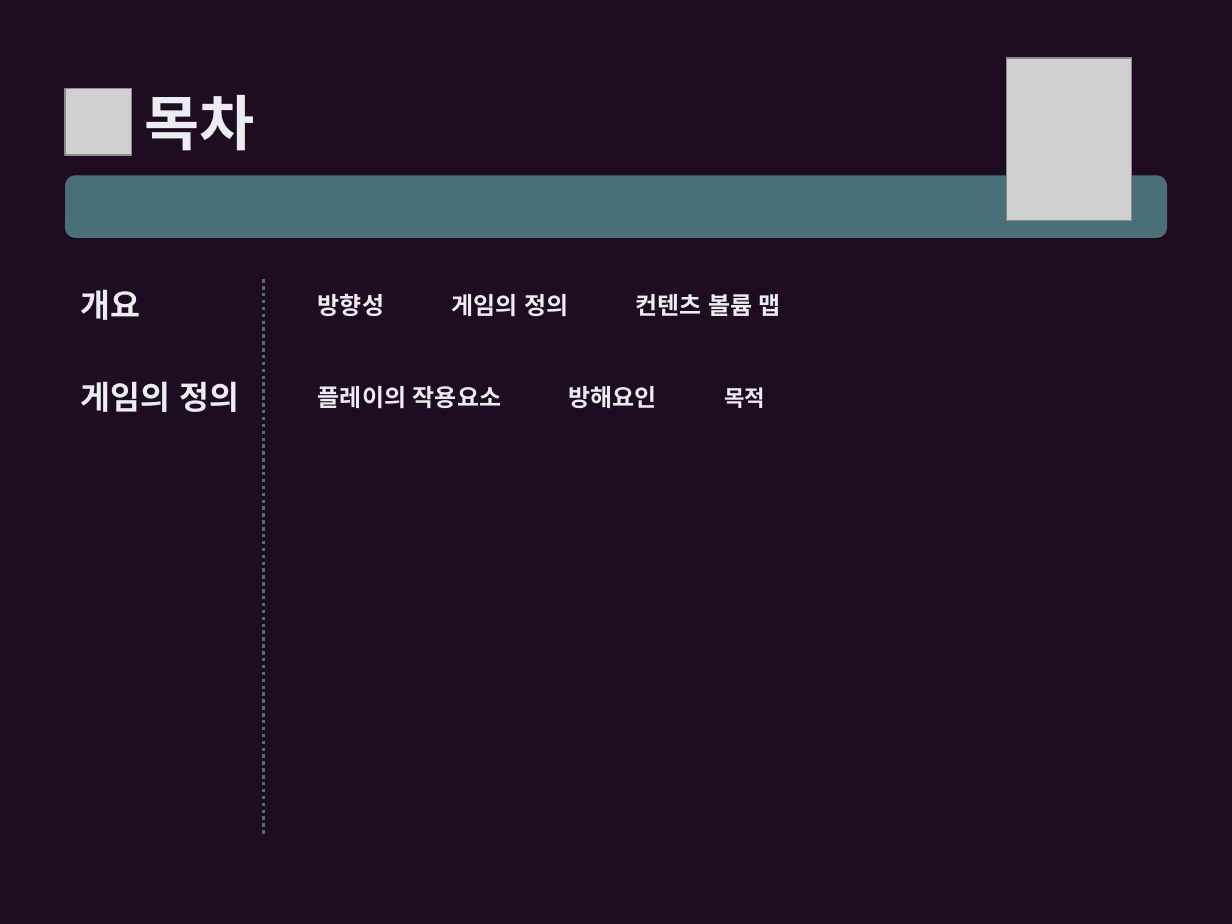
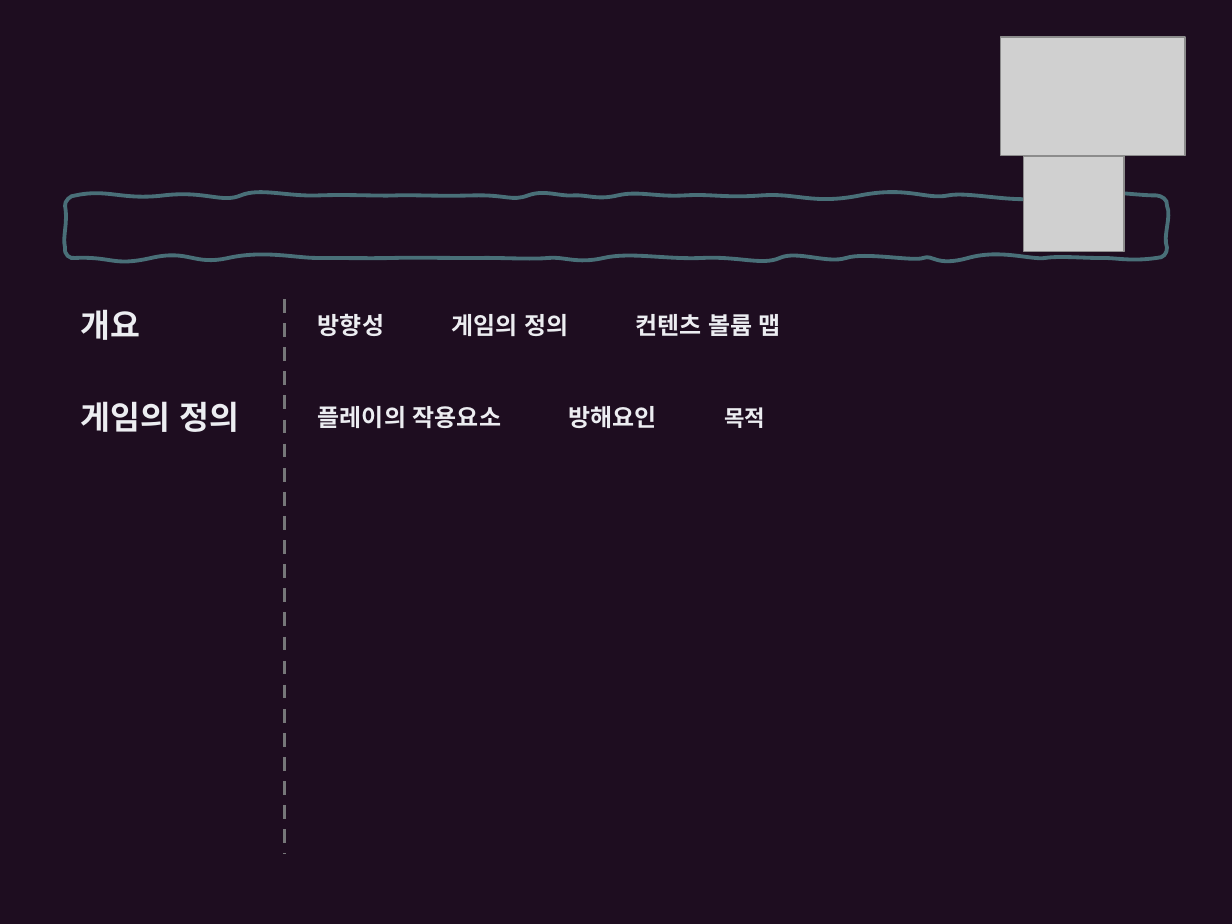
Before and after one commit to ysooj/Gihoek, a slide deck: slide 5 of reference_copying.pptx. Drawn at 1232x924 pixels with LibreOffice and Linux fonts; fonts in the diff are those of the drawing; grey boxes stand for pictures. Boxes give left, top, right and bottom in pixels: in the first picture for what was removed or moved away, otherwise in the second. Text is boxed around its words. In the diff, an @@ line names an element or a change of style, - is before the commit and + after.

```diff
--- a/reference_copying.pptx
+++ b/reference_copying.pptx
@@ picture added at bbox=[1000, 37, 1185, 155] @@
@@ picture removed at bbox=[65, 89, 132, 155] @@
@@ text removed at bbox=[144, 95, 254, 151] @@
-목차
@@ rounded rectangle removed at bbox=[65, 175, 1167, 238] @@
@@ picture: place and size @@
-picture at bbox=[1007, 58, 1132, 221]
+picture at bbox=[1024, 156, 1124, 251]
@@ freeform shape added at bbox=[65, 196, 1167, 259], outline #496F78 2.25 pt @@
@@ text "개요": place and size @@
-text "개요" at bbox=[81, 289, 141, 320]
+text "개요" at bbox=[81, 309, 141, 340]
@@ line moved from (264, 280) - (264, 834) to (285, 299) - (285, 855) @@
@@ line (285, 299) - (285, 855): stroke #496F78 2 pt dashed to #767779 2 pt dashed @@
@@ text "방향성 게임의 정의 컨텐츠 볼륨 ...": place and size @@
-text "방향성 게임의 정의 컨텐츠 볼륨 ..." at bbox=[318, 293, 781, 316]
+text "방향성 게임의 정의 컨텐츠 볼륨 ..." at bbox=[318, 313, 781, 336]
@@ text "게임의 정의": place and size @@
-text "게임의 정의" at bbox=[81, 381, 239, 412]
+text "게임의 정의" at bbox=[81, 401, 239, 432]
@@ text "플레이의 작용요소 방해요인 목적": place and size @@
-text "플레이의 작용요소 방해요인 목적" at bbox=[318, 386, 765, 408]
+text "플레이의 작용요소 방해요인 목적" at bbox=[318, 406, 765, 428]
```
Also in this commit, not shown: 7 other slides changed, 8 slides added, 4 slides removed, 55 other files.
